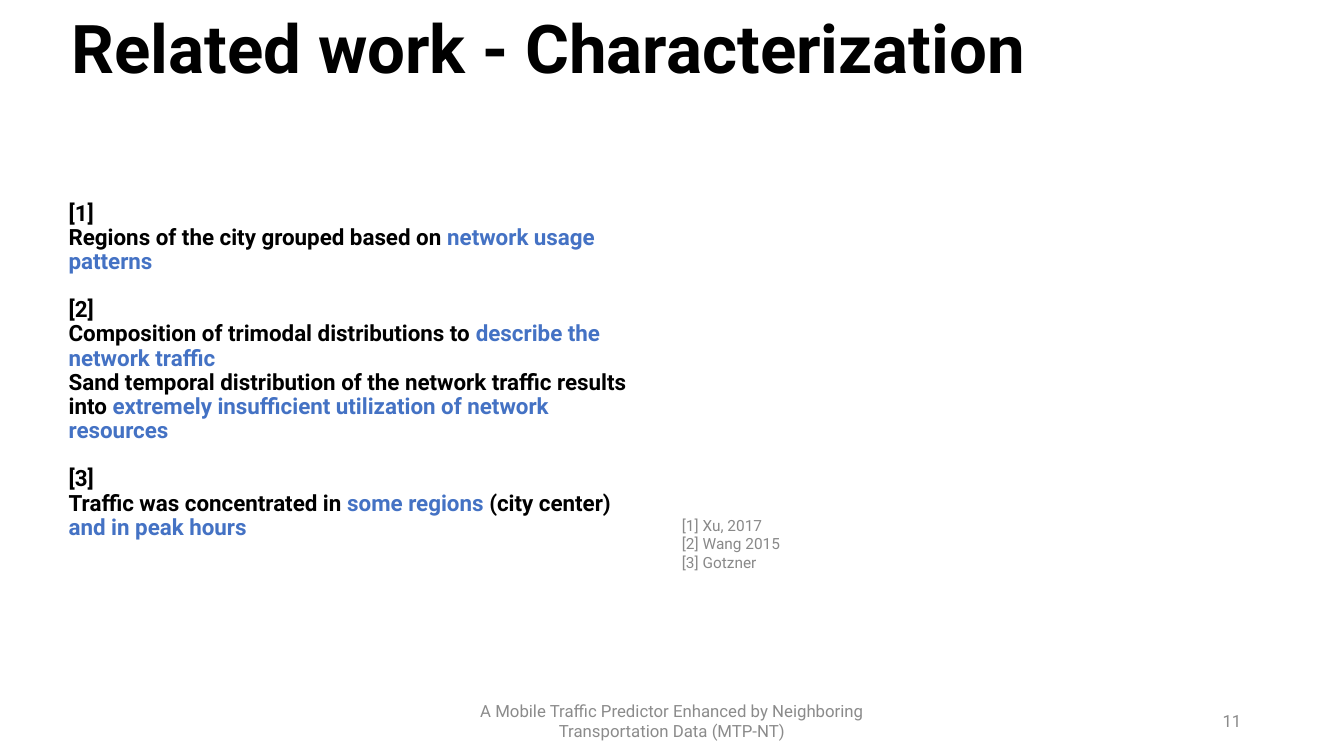
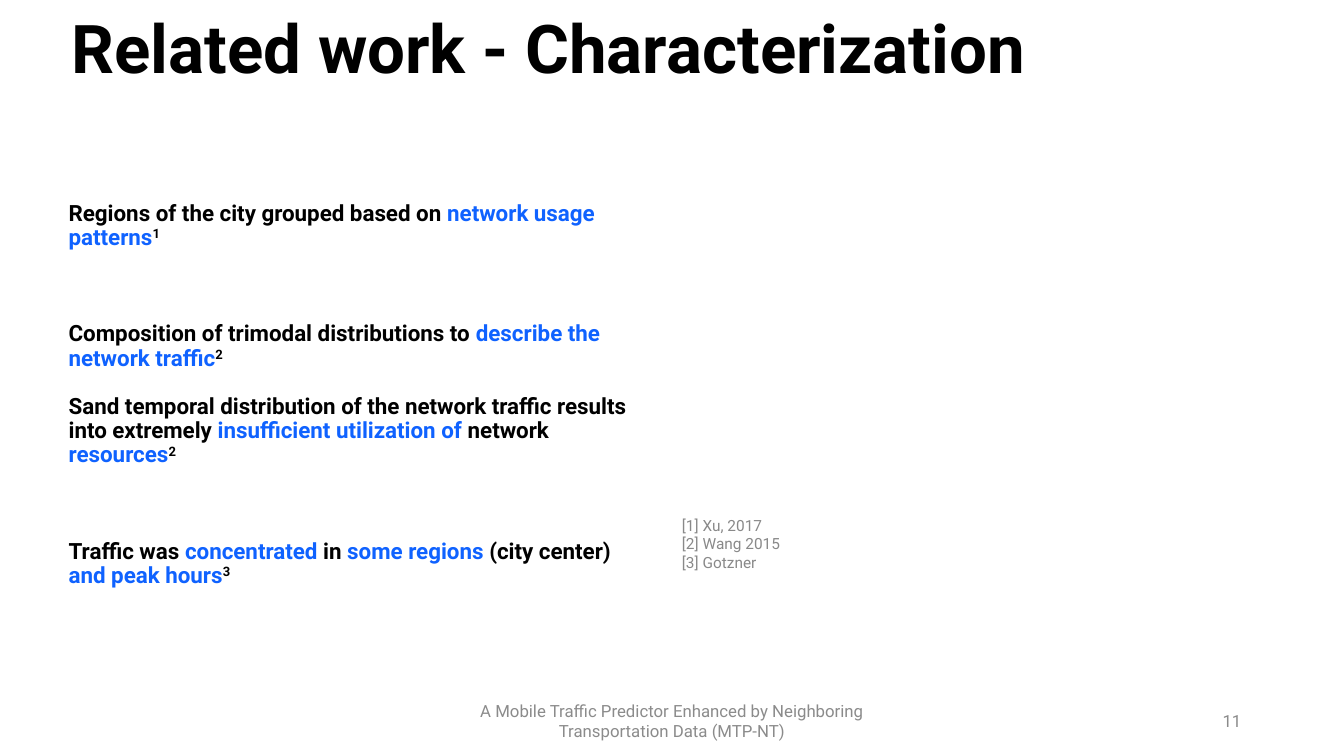
Before and after one commit to PatrickLdA/milan-telecom-analysis, a slide deck: slide 11 of defesa.pptx. Drawn at 1344x756 pixels with LibreOffice and Linux fonts; fonts in the diff are those of the drawing. Boxes give left, top, right and bottom in pixels: in the first picture for what was removed or moved away, otherwise in the second. Text is boxed around its words. In the diff, an @@ line names an element or a change of style, - is before the commit and + after.

```diff
--- a/defesa.pptx
+++ b/defesa.pptx
@@ title at (x1=69, y1=204, x2=626, y2=588): text changed @@
-[1]
-Regions of the city grouped based on network usage patterns
-[2]
-Composition of trimodal distributions to describe the network traffic
-Sand temporal distribution of the network traffic results into extremely insufficient utilization of network resources
-[3]
-Traffic was concentrated in some regions (city center) and in peak hours
+Regions of the city grouped based on network usage patterns1
+Composition of trimodal distributions to describe the network traffic2
+Sand temporal distribution of the network traffic results into extremely insufficient utilization of network resources2
+Traffic was concentrated in some regions (city center) and peak hours3
```
Also in this commit, not shown: 4 other slides changed, 3 slides added.
